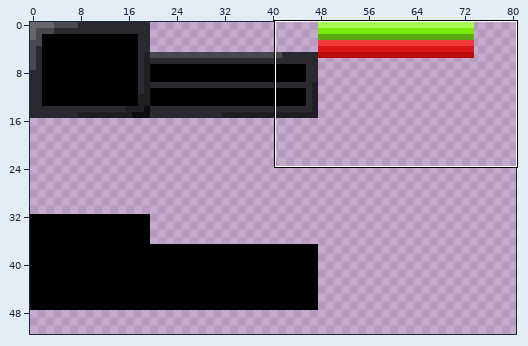
File history of a pixel-art file, FredflixAndChell/FredFlixAndChell.CrossPlatform/Content/textures/UI/HUD.aseprite. Above, an overview of the earlier version with the close-up marked.
Close-up. The starting point:
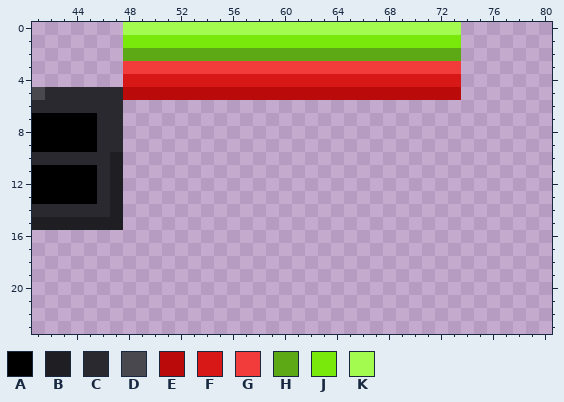
128x128 pixels, 1 frame. Shown: x 41..80, y 0..23. The wide view leaves out empty margins.
Palette (. is transparent): A #000000  B #1f1e23  C #2a2930  D #49484e  E #ba0a0a  F #d81717  G #f23b3b  H #5da915  J #79e90c  K #a3fb4f
New version:
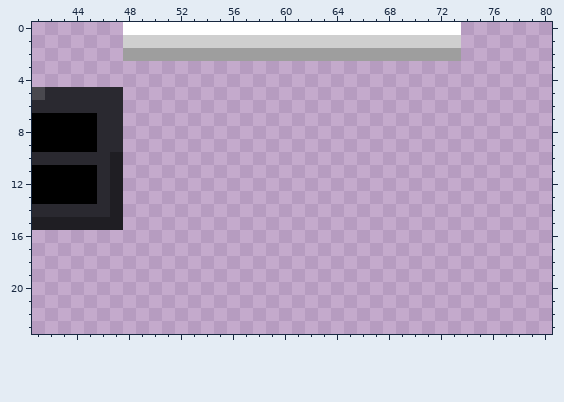
Difference:
Colour H changes from #5da915 to #9e9e9e.
Colour J changes from #79e90c to #cfcfcf.
Colour K changes from #a3fb4f to #ffffff.
Layer "hud-front":
The author cleared colour E in row 5 at x 48 to 73.
The author cleared colour F in row 4 at x 48 to 73.
The author cleared colour G in row 3 at x 48 to 73.
Where, in picture pixels (left, top, right, bottom), the same in both close-ups:
changed: (123, 22, 461, 100)
